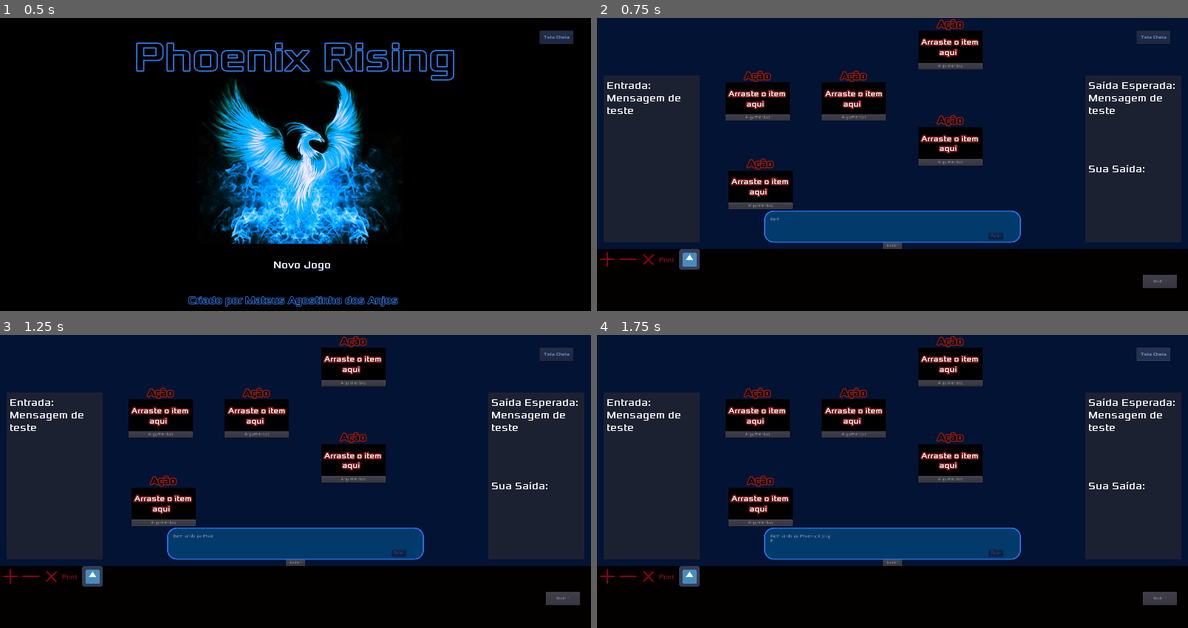
Above: before the commit, frames 1-4 (two rows, left to right).
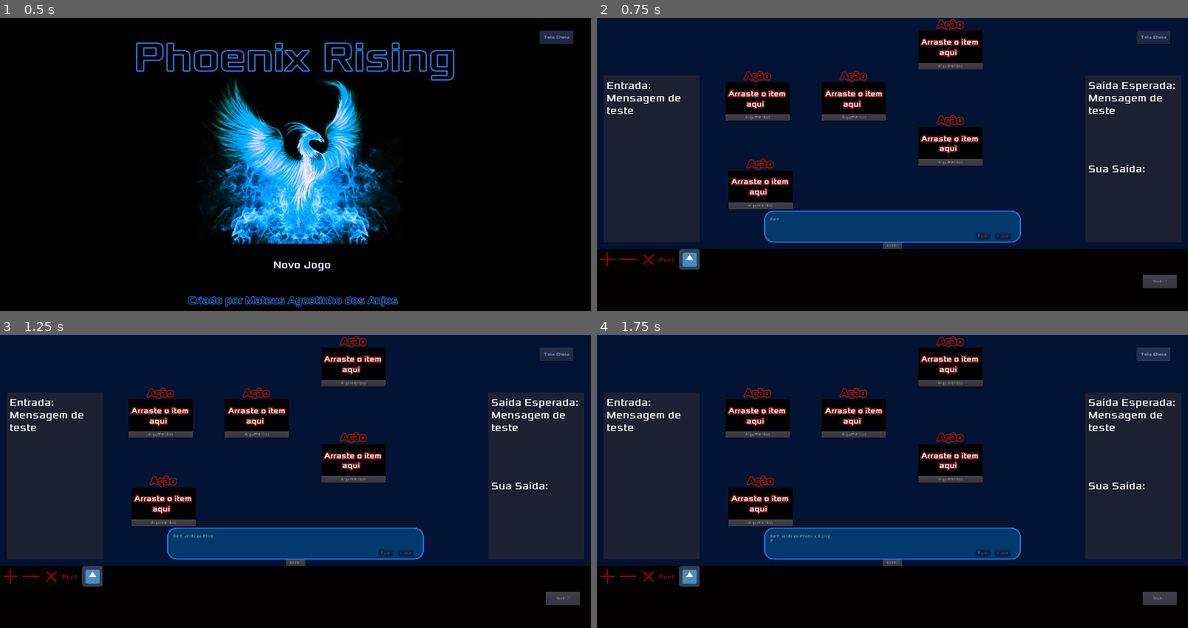
Above: after the commit, the same moments.

Repository: MateusdosAnjos/MAC0499
Game: Godot game, scene res://TelaInicial/TitleScreen.tscn
Same seed, same stepped clock (60 frames per second), same inputs: the game is played once before the commit and once after it.
Inputs:
- Up to frame 1 (0.5 s): no input
- Up to frame 2 (0.75 s): click "Novo Jogo" at 0.5 s
- Up to frame 3 (1.25 s): no input
- Up to frame 4 (1.75 s): click "Tela Cheia" at 1.25 s

Frame 1 is identical in both runs. In frame 2, less than 0.1% of the frame differs, in the area x 64-70%, y 73-76%; in frame 3, less than 0.1%; in frame 4, less than 0.1%.

Commit message:
Adicionado botão Close para o tutorial

Diff:
--- a/Phoenix Rising/UsersGuide/UsersGuide.gd
+++ b/Phoenix Rising/UsersGuide/UsersGuide.gd
@@ -64,3 +64,22 @@
         $PlayerOutputFrame.set_frame(0)
         $InventoryArrow.show()
         $InventoryArrow.play("flashy")
+
+func _on_Close_pressed():
+    if page == 0 or page == 1:
+        get_node(visual_dialog_nodes[0]).show()
+        get_node(visual_dialog_nodes[1]).show()
+        get_node(visual_dialog_nodes[2]).show()
+    if page == 2 or page == 3:
+        $InputFrame.stop()
+        $InputFrame.set_frame(0)
+    if page == 3 or page == 4:
+        $ExpectedOutputFrame.stop()
+        $ExpectedOutputFrame.set_frame(0)
+    if page == 4 or page == 5:
+        $PlayerOutputFrame.stop()
+        $PlayerOutputFrame.set_frame(0)
+        $InventoryArrow.show()
+    $InventoryArrow.hide()
+    $DialogBox.hide()
+    get_tree().paused = false
--- a/Phoenix Rising/UsersGuide/UsersGuide.tscn
+++ b/Phoenix Rising/UsersGuide/UsersGuide.tscn
@@ -78,11 +78,19 @@
 
 [node name="Skip" type="Button" parent="DialogBox"]
 modulate = Color( 0.286275, 0.560784, 0.992157, 1 )
-margin_left = 700.0
+margin_left = 660.0
 margin_top = 70.0
-margin_right = 744.0
+margin_right = 704.0
 margin_bottom = 90.0
 text = "Pular"
+
+[node name="Close" type="Button" parent="DialogBox"]
+modulate = Color( 0.286275, 0.560784, 0.992157, 1 )
+margin_left = 720.0
+margin_top = 70.0
+margin_right = 767.0
+margin_bottom = 90.0
+text = "Close"
 
 [node name="InputFrame" type="AnimatedSprite" parent="."]
 position = Vector2( 170, 440 )
@@ -109,3 +117,4 @@
 animation = "flashy"
 [connection signal="timeout" from="DialogBox/Timer" to="." method="_on_Timer_timeout"]
 [connection signal="pressed" from="DialogBox/Skip" to="." method="_on_Skip_pressed"]
+[connection signal="pressed" from="DialogBox/Close" to="." method="_on_Close_pressed"]
